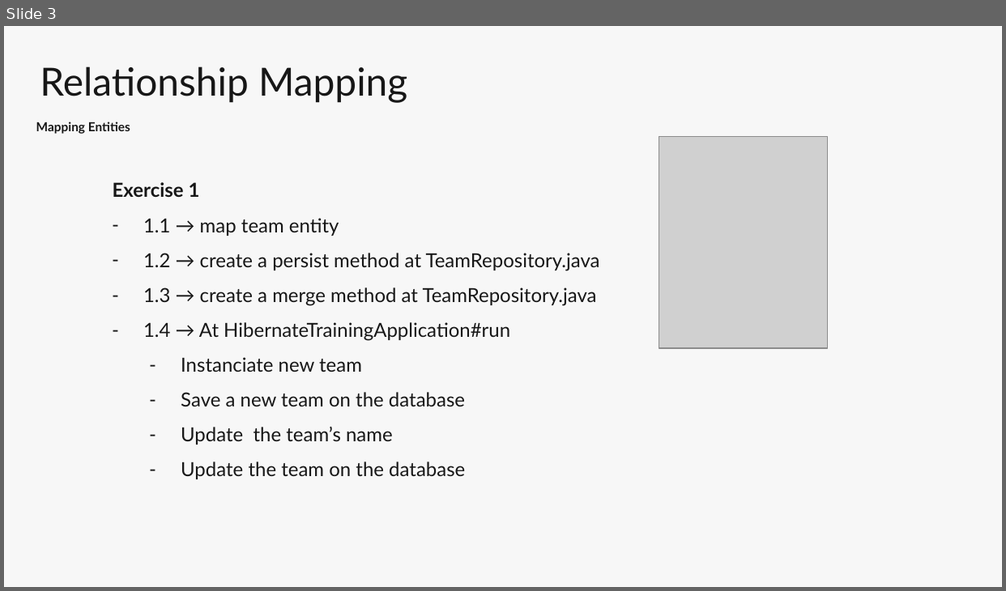
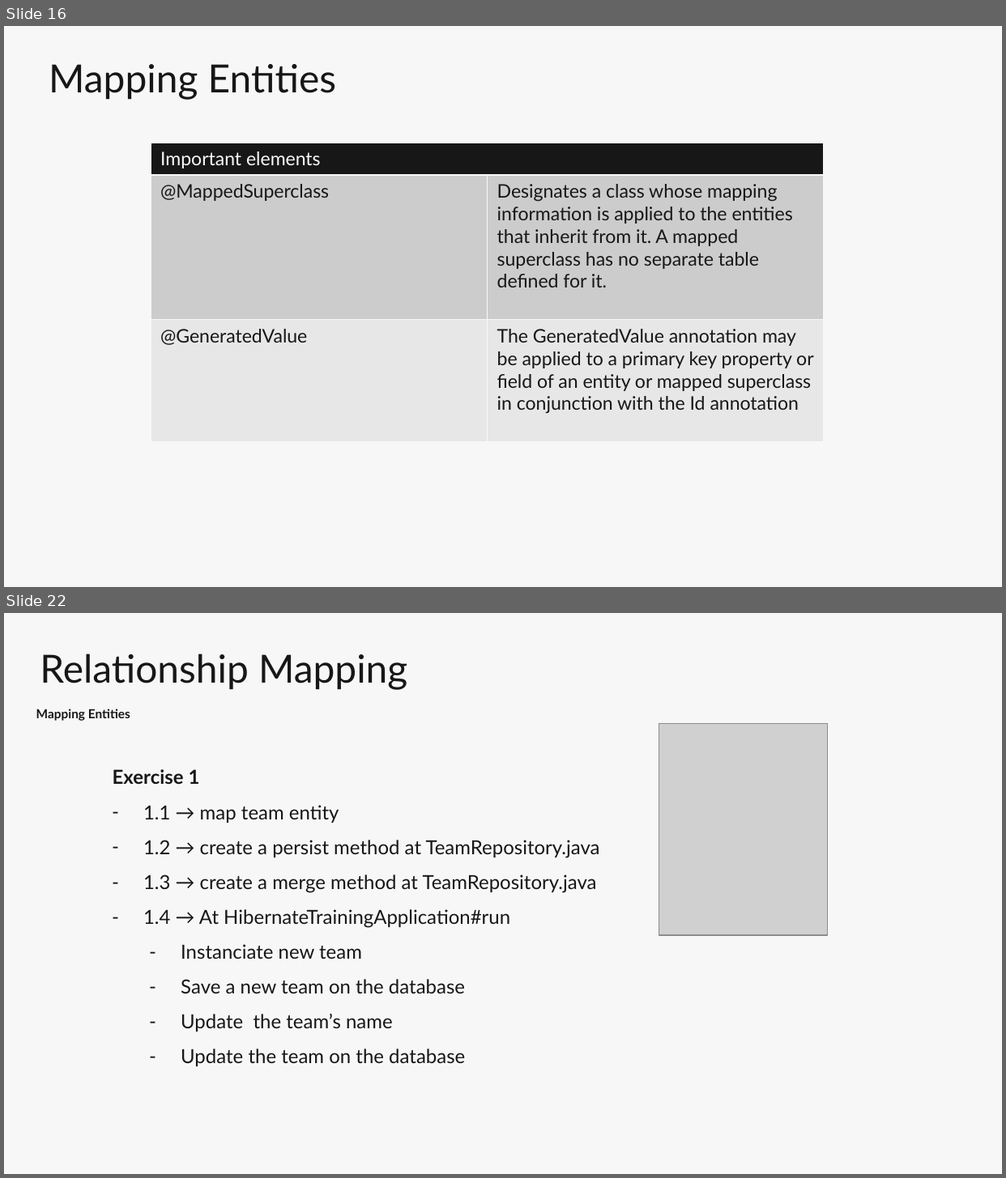
Before and after one commit to marcelsamaruga/hibernate-training, a slide deck: MC-Hibernate_V2.pptx. Shown one above the other, each under a label of ours: slide 3 before the commit, slides 16 and 22 after it; the slides between them are not shown. The pictures are 1006x591 and 1006x1178 pixels, drawn with LibreOffice and Linux fonts; fonts in the diff are those of the drawing; grey boxes stand for pictures; background and template pictures are left out. Boxes give left, top, right and bottom in pixels: in the first picture for what was removed or moved away, otherwise in the second. Text is boxed around its words. In the diff, an @@ line names an element or a change of style, - is before the commit and + after.

```diff
--- a/MC-Hibernate_V2.pptx
+++ b/MC-Hibernate_V2.pptx
@@ slide 16 added at [4, 26, 1002, 587], background #F7F7F7 @@
@@ title added at [49, 64, 336, 100], 28 pt, text #171717 @@
+Mapping Entities
@@ table added at [151, 143, 823, 442], 3 rows, 2 columns @@
+Important elements | 
+@MappedSuperclass | Designates a class whose mapping information is applied to the entities that inherit from it. A mapped superclass has no separate table defined for it.
+@GeneratedValue | The GeneratedValue annotation may be applied to a primary key property or field of an entity or mapped superclass in conjunction with the Id annotation
@@ what was slide 3 is now slide 22 @@
```
Also in this commit, not shown: 18 other slides added.
